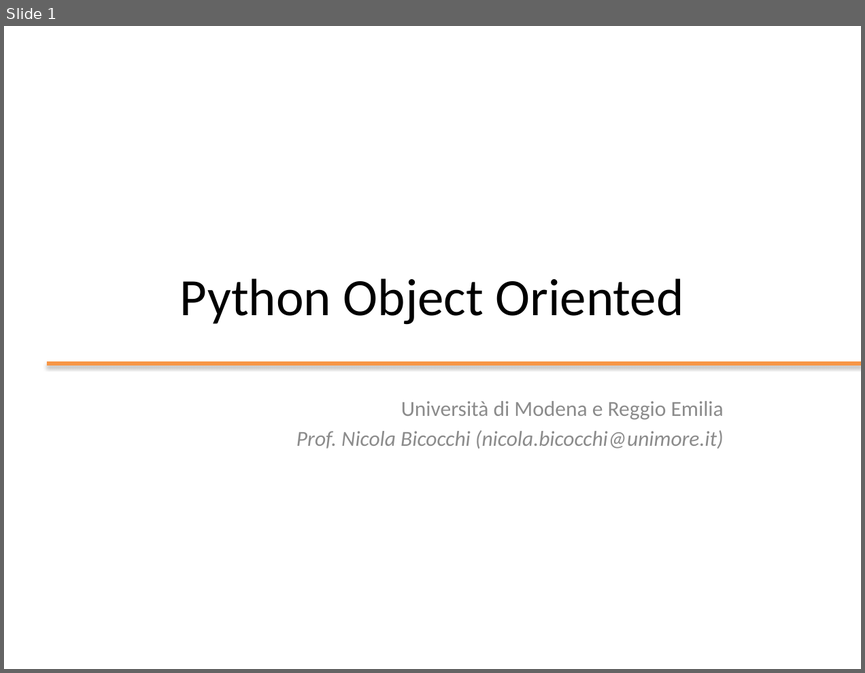
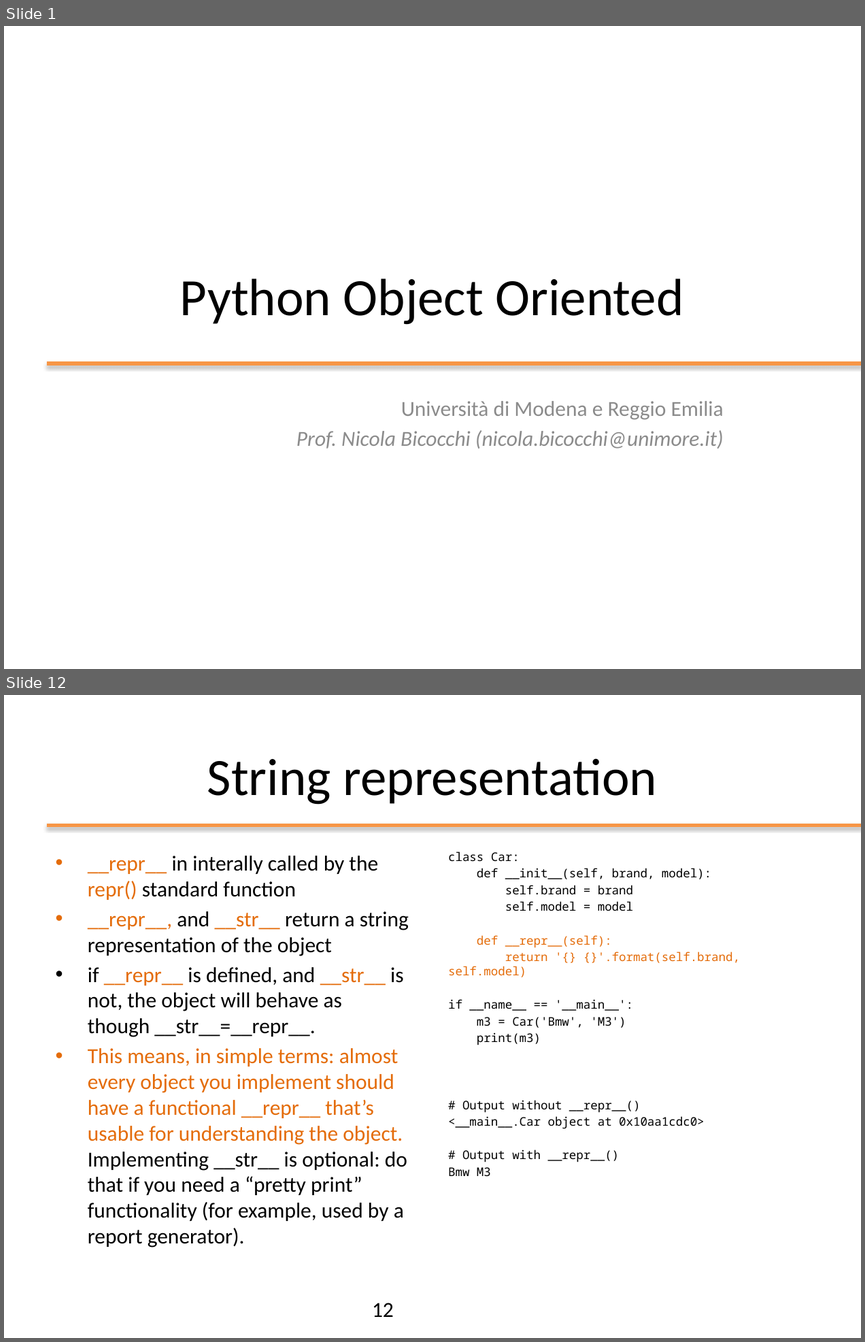
Before and after one commit to nbicocchi/ooprogramming, a slide deck: slides/python/ppt/03 - Python Object Oriented.pptx. Shown one above the other, each under a label of ours: slide 1 before the commit, slides 1 and 12 after it; the slides between them are not shown. The pictures are 865x673 and 865x1342 pixels, drawn with LibreOffice and Linux fonts; fonts in the diff are those of the drawing. Boxes give left, top, right and bottom in pixels: in the first picture for what was removed or moved away, otherwise in the second. Text is boxed around its words. In the diff, an @@ line names an element or a change of style, - is before the commit and + after.

```diff
--- a/slides/python/ppt/03 - Python Object Oriented.pptx
+++ b/slides/python/ppt/03 - Python Object Oriented.pptx
@@ slide 12 added at <box>4,695,861,1338</box>, background #FFFFFF @@
@@ title added at <box>207,758,657,804</box>, 44 pt, text #000000 @@
+String representation
@@ line added from (47, 826) to (861, 826), #F79646 3 pt @@
@@ text added at <box>88,855,409,1247</box>, 18 pt, text #000000 @@
+• __repr__ in interally called by the repr() standard function
+• __repr__, and __str__ return a string representation of the object
+• if __repr__ is defined, and __str__ is not, the object will behave as though __str__=__repr__.
+• This means, in simple terms: almost every object you implement should have a functional __repr__ that’s usable for understanding the object. Implementing __str__ is optional: do that if you need a “pretty print” functionality (for example, used by a report generator).
@@ text added at <box>448,851,740,1176</box>, 10 pt, text #000000 @@
+class Car:
+def __init__(self, brand, model):
+self.brand = brand
+self.model = model
+def __repr__(self):
+return '{} {}'.format(self.brand, self.model)
+if __name__ == '__main__':
+m3 = Car('Bmw', 'M3')
+print(m3)
+# Output without __repr__()
+<__main__.Car object at 0x10aa1cdc0>
+# Output with __repr__()
+Bmw M3
@@ page number added at <box>372,1302,394,1317</box>, 18 pt, text #000000 @@
+12
```
Also in this commit, not shown: 5 slides changed, 11 other slides added, 1 other file.
